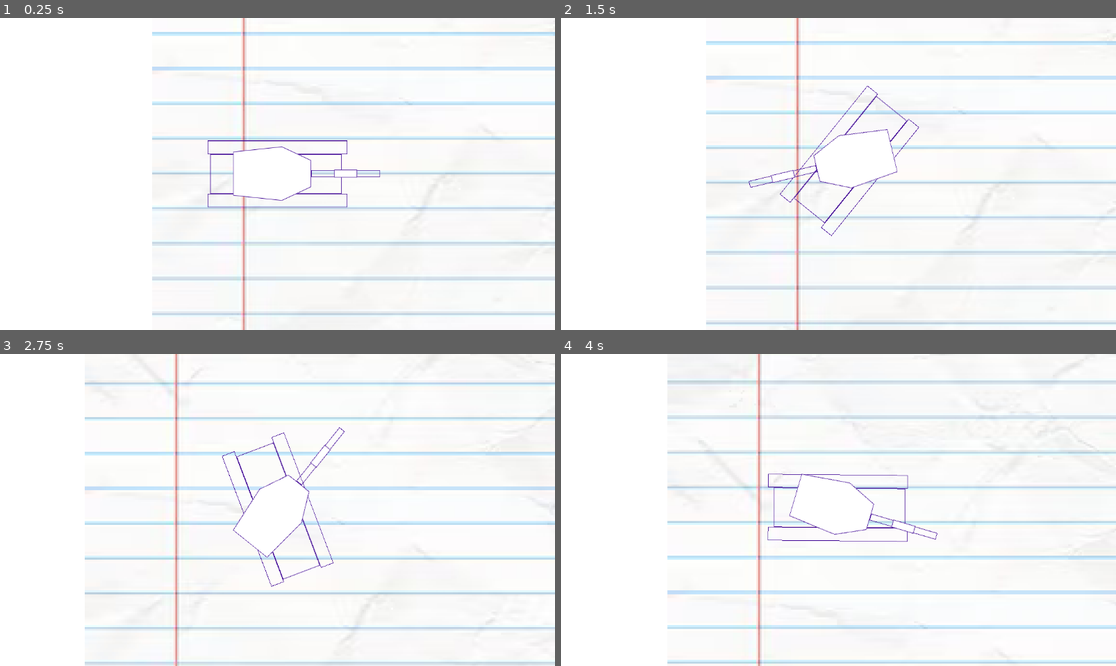
Above: before the commit, frames 1-4 (two rows, left to right).
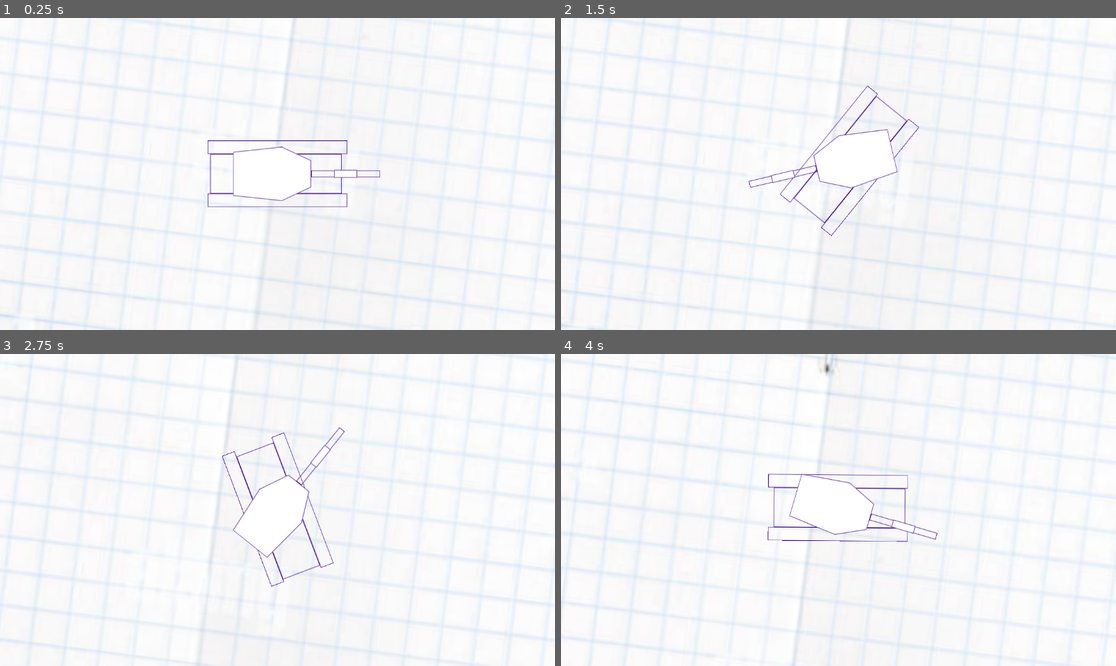
Above: after the commit, the same moments.

Repository: Kucito/scratchtanks
Game: Godot game, scene res://scenes/Game.tscn
Same seed, same stepped clock (60 frames per second), same inputs: the game is played once before the commit and once after it.
Inputs (mouse positions are in pixels of both pictures, inside the frame that each line leads up to):
- Up to frame 1 (0.25 s): no input
- Up to frame 2 (1.5 s): tap Enter at 0.5 s; move the mouse to (960, 158) at 0.52 s; hold Right (ui_right) 0.53-1.28 s; click (960, 158) at 0.67 s; move the mouse to (727, 189) at 1.27 s; hold Down (ui_down) from 1.28 s (still down)
- Up to frame 3 (2.75 s): move the mouse to (333, 441) at 2.02 s; release Down (ui_down) at 2.03 s; hold Right (ui_right) from 2.03 s (still down)
- Up to frame 4 (4 s): move the mouse to (810, 572) at 2.77 s; release Right (ui_right) at 2.78 s; hold Up (ui_up) 2.78-3.53 s; click (810, 572) at 2.92 s; move the mouse to (1005, 556) at 3.52 s; hold Left (ui_left) from 3.53 s (still down)

The runs differ from the first frame. In frame 1, 8.9% of the frame differs, in the area x 0-100%, y 0-100%; in frame 2, 9.0%; in frame 3, 9.2%; in frame 4, 10%.

Commit message:
Remove unused assets and update texture paths in scenes. Deleted background, body, shell, and top images. Updated references in bullet and player scenes to new texture locations.

Diff:
--- a/project.godot
+++ b/project.godot
@@ -52,7 +52,6 @@
 
 [rendering]
 
-textures/canvas_textures/default_texture_filter=3
 renderer/rendering_method="gl_compatibility"
 renderer/rendering_method.mobile="gl_compatibility"
 environment/defaults/default_clear_color=Color(1, 1, 1, 1)
--- a/scenes/Game.tscn
+++ b/scenes/Game.tscn
@@ -1,29 +1,19 @@
-[gd_scene load_steps=5 format=3 uid="uid://rxqblwqpw20"]
+[gd_scene load_steps=4 format=3 uid="uid://rxqblwqpw20"]
 
-[ext_resource type="PackedScene" uid="uid://bks8t38kovn0y" path="res://scenes/player.tscn" id="1_ibkli"]
-[ext_resource type="Texture2D" uid="uid://ddbcf31ywf523" path="res://assets/background.png" id="1_qbsmt"]
-
-[sub_resource type="SegmentShape2D" id="SegmentShape2D_qbsmt"]
-a = Vector2(369, -840)
-b = Vector2(-551, -695)
-
-[sub_resource type="SkeletonModificationStack2D" id="SkeletonModificationStack2D_qbsmt"]
+[ext_resource type="Texture2D" uid="uid://drc52djqlsytd" path="res://assets/sprites/background/108357.jpg" id="1_cpr0p"]
+[ext_resource type="PackedScene" uid="uid://bks8t38kovn0y" path="res://scenes/Player.tscn" id="1_ibkli"]
+[ext_resource type="PackedScene" uid="uid://dahveydyxk2u2" path="res://scenes/Note.tscn" id="3_cpr0p"]
 
 [node name="Game" type="Node2D"]
 
-[node name="StaticBody2D" type="StaticBody2D" parent="."]
-
-[node name="CollisionShape2D" type="CollisionShape2D" parent="StaticBody2D"]
-shape = SubResource("SegmentShape2D_qbsmt")
-
-[node name="Background" type="Sprite2D" parent="StaticBody2D"]
-scale = Vector2(4, 4)
-texture = ExtResource("1_qbsmt")
+[node name="Desk" type="Sprite2D" parent="."]
+texture_repeat = 2
+texture = ExtResource("1_cpr0p")
+region_enabled = true
+region_rect = Rect2(0, 0, 10000, 10000)
 
 [node name="Player" parent="." instance=ExtResource("1_ibkli")]
-position = Vector2(-626, 91)
 
-[node name="Polygon2D" type="Polygon2D" parent="."]
-
-[node name="Skeleton2D" type="Skeleton2D" parent="."]
-modification_stack = SubResource("SkeletonModificationStack2D_qbsmt")
+[node name="Note" parent="." instance=ExtResource("3_cpr0p")]
+rotation = 0.127409
+scale = Vector2(4, 4)
--- /dev/null
+++ b/scenes/Note.tscn
@@ -0,0 +1,47 @@
+[gd_scene load_steps=7 format=3 uid="uid://dahveydyxk2u2"]
+
+[ext_resource type="Texture2D" uid="uid://dhes123703d3e" path="res://assets/sprites/notebook/cover.png" id="1_tqwf5"]
+[ext_resource type="Texture2D" uid="uid://dn22thucpevqv" path="res://assets/sprites/notebook/note.png" id="2_b5sp0"]
+
+[sub_resource type="SegmentShape2D" id="SegmentShape2D_tqwf5"]
+a = Vector2(-513, 350)
+b = Vector2(-512, -354)
+
+[sub_resource type="SegmentShape2D" id="SegmentShape2D_b5sp0"]
+a = Vector2(766, -37)
+b = Vector2(-258, -39)
+
+[sub_resource type="SegmentShape2D" id="SegmentShape2D_lxu8l"]
+a = Vector2(-1, -5)
+b = Vector2(-1, 698)
+
+[sub_resource type="SegmentShape2D" id="SegmentShape2D_vrulo"]
+a = Vector2(-516, 348)
+b = Vector2(507, 349)
+
+[node name="Note" type="Node2D"]
+
+[node name="Cover" type="Sprite2D" parent="."]
+texture = ExtResource("1_tqwf5")
+region_rect = Rect2(0, 0, 1000, 612)
+
+[node name="StaticBody2D" type="StaticBody2D" parent="."]
+
+[node name="Note" type="Sprite2D" parent="StaticBody2D"]
+position = Vector2(-1.49996, -1.49997)
+texture = ExtResource("2_b5sp0")
+region_rect = Rect2(0, 0, 2032, 1313)
+
+[node name="CollisionShape2D" type="CollisionShape2D" parent="StaticBody2D"]
+shape = SubResource("SegmentShape2D_tqwf5")
+
+[node name="CollisionShape2D2" type="CollisionShape2D" parent="StaticBody2D"]
+position = Vector2(-257, -316)
+shape = SubResource("SegmentShape2D_b5sp0")
+
+[node name="CollisionShape2D3" type="CollisionShape2D" parent="StaticBody2D"]
+position = Vector2(510, -349)
+shape = SubResource("SegmentShape2D_lxu8l")
+
+[node name="CollisionShape2D4" type="CollisionShape2D" parent="StaticBody2D"]
+shape = SubResource("SegmentShape2D_vrulo")
--- a/scenes/bullet.tscn
+++ b/scenes/bullet.tscn
@@ -1,6 +1,6 @@
 [gd_scene load_steps=3 format=3 uid="uid://vsn51p013tiu"]
 
-[ext_resource type="Texture2D" uid="uid://dpbxos50f12f6" path="res://assets/shell.png" id="1_mkf8s"]
+[ext_resource type="Texture2D" uid="uid://dpbxos50f12f6" path="res://assets/sprites/tanks/debug/shell.png" id="1_mkf8s"]
 [ext_resource type="Script" uid="uid://bqc0brx7mlxc0" path="res://scripts/bullet.gd" id="1_y25gk"]
 
 [node name="Bullet" type="Node2D"]
--- a/scenes/player.tscn
+++ b/scenes/player.tscn
@@ -1,8 +1,8 @@
 [gd_scene load_steps=6 format=3 uid="uid://bks8t38kovn0y"]
 
 [ext_resource type="Script" uid="uid://bs75ga36haalo" path="res://scripts/player.gd" id="1_g2els"]
-[ext_resource type="Texture2D" uid="uid://bome2j013iu6m" path="res://assets/body.png" id="2_qhqgy"]
-[ext_resource type="Texture2D" uid="uid://dodsq26ds3xhw" path="res://assets/top.png" id="3_qhqgy"]
+[ext_resource type="Texture2D" uid="uid://bome2j013iu6m" path="res://assets/sprites/tanks/debug/body.png" id="2_qhqgy"]
+[ext_resource type="Texture2D" uid="uid://dodsq26ds3xhw" path="res://assets/sprites/tanks/debug/top.png" id="3_qhqgy"]
 [ext_resource type="Script" uid="uid://bfsqiwu3n6mln" path="res://scripts/player_gun.gd" id="4_dqkch"]
 
 [sub_resource type="RectangleShape2D" id="RectangleShape2D_dqkch"]
Binary file removed: assets/background.png
Binary file added: assets/sprites/background/108357.jpg
Binary file added: assets/sprites/background/oak-3275-mm-architextures.jpg
Binary file added: assets/sprites/notebook/cover.png
Binary file added: assets/sprites/notebook/note.png
Renamed: assets/body.png -> assets/sprites/tanks/debug/body.png
Renamed: assets/shell.png -> assets/sprites/tanks/debug/shell.png
Renamed: assets/top.png -> assets/sprites/tanks/debug/top.png
Not shown, added: .github/workflows/deploy.yml
Not shown, added: web_preset.zip
